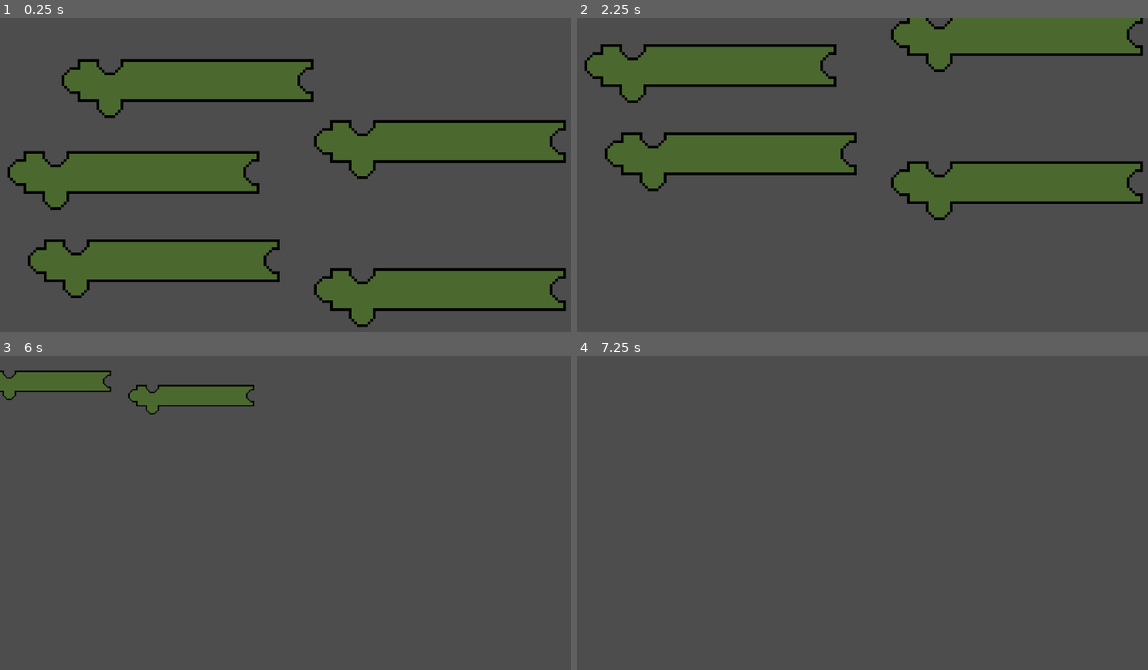
Above: before the commit, frames 1-4 (two rows, left to right).
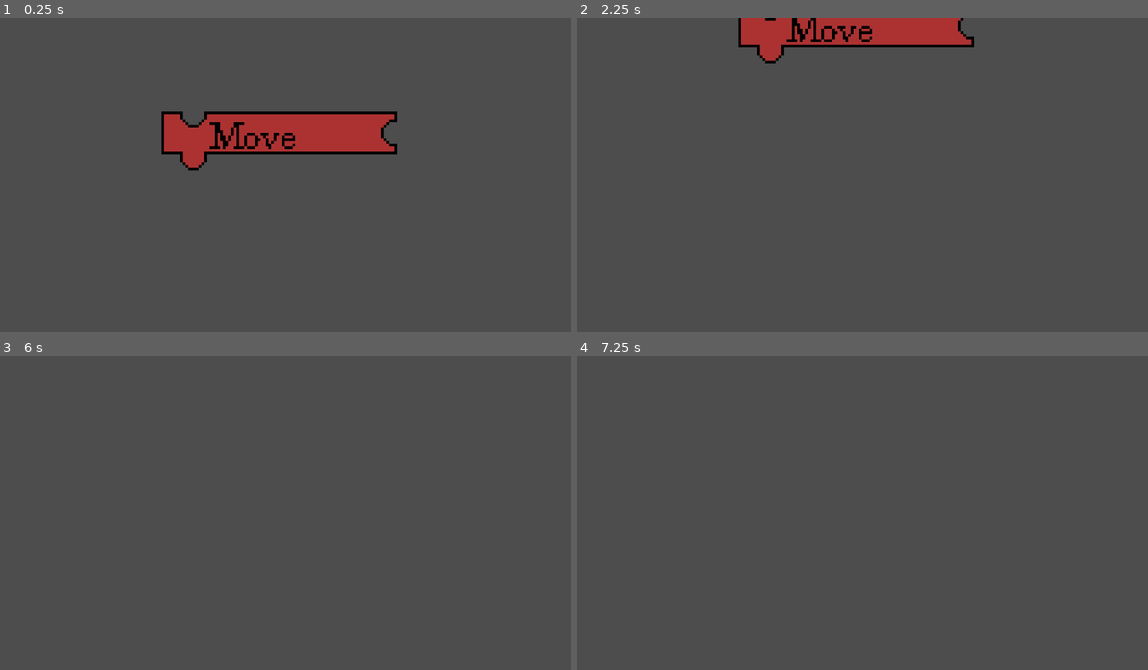
Above: after the commit, the same moments.

Repository: MoonBasedKas/pizzaProtocol
Game: Godot game, scene res://scenes/codeMenu.tscn
Same seed, same stepped clock (60 frames per second), same inputs: the game is played once before the commit and once after it. This scene is started directly instead of the project's main scene.
Inputs (mouse positions are in pixels of both pictures, inside the frame that each line leads up to):
- Up to frame 1 (0.25 s): no input
- Up to frame 2 (2.25 s): tap Enter at 0.5, 2 s; move the mouse to (1022, 175) at 0.52 s; click (1022, 175) at 0.6 s; tap Space (pause, bound only after the commit) at 1.25 s; move the mouse to (759, 209) at 1.27 s; click (759, 209) at 1.35 s; move the mouse to (948, 115) at 2.02 s; hold Down (scroll_Down) from 2.03 s (still down)
- Up to frame 3 (6 s): click (371, 453) at 2.3 s; move the mouse to (279, 597) at 2.77 s; release Down (scroll_Down) at 2.78 s; tap Left (scroll_Left) at 2.85 s; click (279, 597) at 3.05 s; tap Space (pause, bound only after the commit) at 3.5, 4.15, 5 s; move the mouse to (491, 582) at 3.52 s; hold Right (scroll_Right) 3.53-4.28 s; click (491, 582) at 3.8 s; tap Enter at 4.25 s; move the mouse to (125, 478) at 4.27 s; tap Up (scroll_Up) at 4.35 s; click (125, 478) at 4.55 s; move the mouse to (336, 528) at 5.02 s; tap Shift (speed_Up_Scroll) at 5.1 s; click (336, 528) at 5.3 s; move the mouse to (216, 443) at 5.77 s; tap - (zoom_In) at 5.85 s
- Up to frame 4 (7.25 s): click (793, 443) at 6.05 s; move the mouse to (1022, 513) at 6.52 s; tap = (zoom_Out) at 6.6 s; click (1022, 513) at 6.8 s

The runs differ from the first frame. In frame 1, 33% of the frame differs, in the area x 1-100%, y 13-99%; in frame 2, 25%; in frame 3, 2.8%; in frame 4, nothing differs.

Commit message:
project reorganization

Diff:
--- /dev/null
+++ b/pizzaprotocol/HUD/editorHud.tscn
@@ -0,0 +1,24 @@
+[gd_scene load_steps=4 format=3 uid="uid://cp2d0cfrhatdg"]
+
+[ext_resource type="Texture2D" uid="uid://d0518ks0ny4x6" path="res://HUD/sprites/startSprite.png" id="1_ao7c7"]
+[ext_resource type="Texture2D" uid="uid://bps2wsqtilhwb" path="res://HUD/sprites/trash.png" id="2_4p63v"]
+[ext_resource type="Script" uid="uid://b54dsvpmmskpf" path="res://HUD/scripts/play.gd" id="2_m4q0c"]
+
+[node name="CanvasLayer" type="CanvasLayer"]
+
+[node name="Trash" type="Sprite2D" parent="."]
+position = Vector2(1087, 20)
+scale = Vector2(0.2, 0.2)
+texture = ExtResource("2_4p63v")
+
+[node name="PlayButton" type="Area2D" parent="."]
+position = Vector2(981.437, 59.1927)
+script = ExtResource("2_m4q0c")
+
+[node name="ClickableArea" type="CollisionPolygon2D" parent="PlayButton"]
+polygon = PackedVector2Array(134.563, -24.1927, 165.563, -39.1927, 135.563, -55.1927)
+
+[node name="StartSprite" type="Sprite2D" parent="PlayButton"]
+position = Vector2(150.063, -39.6927)
+scale = Vector2(0.2, 0.2)
+texture = ExtResource("1_ao7c7")
--- /dev/null
+++ b/pizzaprotocol/HUD/scripts/play.gd
@@ -0,0 +1,17 @@
+extends Area2D
+
+var clicked = false
+var inside = false
+
+
+func _mouse_enter():
+	inside = true
+
+func _mouse_exit():
+	inside = false
+
+func _physics_process(delta):
+	if Input.is_action_just_pressed("click") && inside:
+		print("CLICKED")
+	elif Input.is_action_just_released("click"):
+		clicked = false
--- a/pizzaprotocol/blockBehavior.gd
+++ b/pizzaprotocol/blockBehavior.gd
@@ -1,14 +1,25 @@
 extends CharacterBody2D
+
+class_name blockBehavior
+
 var speed = 20
 
 var top = null
 var bottom = null
 var left = null
 var right = null
+var type = "" ## Will always be all lowercase with underscores
+var allowed = []
+
 var rng = RandomNumberGenerator.new()
 
 # Gets the sprite object and if it was clicked move it.
 func _physics_process(delta):
+	doPhysics(delta)
+
+## When extending a script you'll want to call this. It's a bit of overhead but
+## Oh well.
+func doPhysics(delta):
 	getConnections() # There is definitely a better way
 	var body = get_node("ClickableArea")
 	if (body.isClicked()):
@@ -25,20 +36,44 @@
 # Gets the connections and their parents if there is a connection
 func getConnections():
 	var temp = null
-	temp = get_node("top")
-	top = temp.getConnection()
-	if top != null:
-		top = top.getParent()
+	if temp != null:
+		temp = get_node("top")
+		top = temp.getConnection()
+		if top != null:
+			top = top.getParent()
+
 	temp = get_node("bottom")
-	bottom = temp.getConnection()
-	if bottom != null:
-		bottom = bottom.getParent()
+	if temp != null:
+		bottom = temp.getConnection()
+		if bottom != null:
+			bottom = bottom.getParent()
+
 	temp = get_node("left")
-	left = temp.getConnection()
-	if left != null:
-		left = left.getParent()
+	if temp != null:
+		left = temp.getConnection()
+		if left != null:
+			left = left.getParent()
+
 	temp = get_node("right")
-	right = temp.getConnection()
-	if right != null:
-		right = right.getParent()
+	if temp != null:
+		right = temp.getConnection()
+		if right != null:
+			right = right.getParent()
 	return 0
+
+## This is a generic import, works for everything that isn't a parameter or function.
+## Returns two things
+## Arg 1 is the instruction to execute for this line list of compile instructions
+## Arg 2 is the next block, if null end of sequence.
+func exportBlock(allowed, genBlock):
+	var temp = right
+	var params = []
+	while temp != null:
+		if temp.type != "comma": # Parameter seperator
+#			params.append(block)
+			pass
+		temp = temp.right
+
+	var ins = instruction.new()
+	ins.bindParams(params)
+	return [ins, bottom]
--- /dev/null
+++ b/pizzaprotocol/codeBlocks/codeExec/Move.gd
@@ -0,0 +1,14 @@
+extends instruction
+
+class_name move
+
+
+## Moves the player forward a specified amount.
+func exec(inter: Interpreter, vars):
+
+	return
+
+## Turns it into a nice executable form albiet this should be taken care of.
+func buildInstruction(instructions):
+
+	return 0
--- a/pizzaprotocol/codeBlocks/codeObjects/Start.gd
+++ b/pizzaprotocol/codeBlocks/codeExec/Start.gd
@@ -1,4 +1,6 @@
-extends Node
+extends instruction
+
+class_name start
 
 var instructionType = "Start"
 var instructions = []
--- a/pizzaprotocol/codeBlocks/codeObjects/TurnLeft.gd
+++ b/pizzaprotocol/codeBlocks/codeExec/TurnLeft.gd
@@ -1,4 +1,6 @@
-extends Node
+extends instruction
+
+class_name turnLeft
 
 ## Turns the player left a specified amount.
 func exec(inter: Interpreter, vars):
--- a/pizzaprotocol/codeBlocks/codeObjects/TurnRight.gd
+++ b/pizzaprotocol/codeBlocks/codeExec/TurnRight.gd
@@ -1,4 +1,7 @@
-extends Node
+extends instruction
+
+class_name turnRight
+
 
 ## Turns the player right a specified amount.
 func exec(inter: Interpreter, vars):
--- /dev/null
+++ b/pizzaprotocol/codeBlocks/codeExec/insrtuction.gd
@@ -0,0 +1,15 @@
+extends Node
+
+class_name instruction
+
+var params = [] # List of data types to execute on
+
+
+## Executes a block,
+func exec(inter: Interpreter, vars):
+
+	return
+
+## Turns it into an executable form
+func bindParams(par):
+	params = par
--- a/pizzaprotocol/codeBlocks/codeFolder/GenericCodeBlock.tscn
+++ b/pizzaprotocol/codeBlocks/codeFolder/GenericCodeBlock.tscn
@@ -2,9 +2,9 @@
 
 [ext_resource type="Script" uid="uid://btpu5spj2w11a" path="res://blockBehavior.gd" id="1_jl6ti"]
 [ext_resource type="Texture2D" uid="uid://dfgyvm6hhyugs" path="res://codeBlocks/blockSprites/GenericBlock.png" id="2_gbdc3"]
-[ext_resource type="Script" uid="uid://c56q2wfo8un7" path="res://codeBlocks/blockConnector.gd" id="4_a82ns"]
-[ext_resource type="Script" uid="uid://rej7cm5d3hx" path="res://codeBlocks/clickable_area.gd" id="4_gbdc3"]
-[ext_resource type="Script" uid="uid://e8rkluec72kc" path="res://codeBlocks/overlap_prevention.gd" id="5_a82ns"]
+[ext_resource type="Script" uid="uid://c56q2wfo8un7" path="res://codeBlocks/blockSharedScripts/blockConnector.gd" id="4_a82ns"]
+[ext_resource type="Script" uid="uid://rej7cm5d3hx" path="res://codeBlocks/blockSharedScripts/clickable_area.gd" id="4_gbdc3"]
+[ext_resource type="Script" uid="uid://e8rkluec72kc" path="res://codeBlocks/blockSharedScripts/overlap_prevention.gd" id="5_a82ns"]
 
 [sub_resource type="CircleShape2D" id="CircleShape2D_js6f4"]
 radius = 24.3311
--- a/pizzaprotocol/codeBlocks/codeFolder/MoveBlock.tscn
+++ b/pizzaprotocol/codeBlocks/codeFolder/MoveBlock.tscn
@@ -1,10 +1,10 @@
 [gd_scene load_steps=10 format=3 uid="uid://fikt5hims8vk"]
 
-[ext_resource type="Script" uid="uid://btpu5spj2w11a" path="res://blockBehavior.gd" id="1_fnbph"]
+[ext_resource type="Script" uid="uid://ch8gypr7rmcav" path="res://codeBlocks/codeFolder/blockBodyCode/MoveBlockScript.gd" id="1_fnbph"]
 [ext_resource type="Texture2D" uid="uid://c6om30idm7mhx" path="res://codeBlocks/blockSprites/moveBlock.png" id="2_fnbph"]
-[ext_resource type="Script" uid="uid://rej7cm5d3hx" path="res://codeBlocks/clickable_area.gd" id="3_vkr6u"]
-[ext_resource type="Script" uid="uid://c56q2wfo8un7" path="res://codeBlocks/blockConnector.gd" id="4_n8nx2"]
-[ext_resource type="Script" uid="uid://e8rkluec72kc" path="res://codeBlocks/overlap_prevention.gd" id="5_phhx8"]
+[ext_resource type="Script" uid="uid://rej7cm5d3hx" path="res://codeBlocks/blockSharedScripts/clickable_area.gd" id="3_vkr6u"]
+[ext_resource type="Script" uid="uid://c56q2wfo8un7" path="res://codeBlocks/blockSharedScripts/blockConnector.gd" id="4_n8nx2"]
+[ext_resource type="Script" uid="uid://e8rkluec72kc" path="res://codeBlocks/blockSharedScripts/overlap_prevention.gd" id="5_phhx8"]
 
 [sub_resource type="CircleShape2D" id="CircleShape2D_5nf5k"]
 radius = 23.0868
@@ -18,7 +18,7 @@
 [sub_resource type="CircleShape2D" id="CircleShape2D_a82ns"]
 radius = 15.0
 
-[node name="GenericCodeBlock" type="CharacterBody2D"]
+[node name="MoveCodeBlock" type="CharacterBody2D"]
 script = ExtResource("1_fnbph")
 
 [node name="blockSprite" type="Sprite2D" parent="."]
--- /dev/null
+++ b/pizzaprotocol/codeBlocks/codeFolder/StartBlock.tscn
@@ -0,0 +1,40 @@
+[gd_scene load_steps=8 format=3 uid="uid://cjatgv2htiyxd"]
+
+[ext_resource type="Script" uid="uid://c5f8n1sfujgkc" path="res://codeBlocks/codeFolder/blockBodyCode/StartBlockScript.gd" id="1_dfiyy"]
+[ext_resource type="Texture2D" uid="uid://dxr8c8ge7tixg" path="res://codeBlocks/blockSprites/startBlock.png" id="2_dfiyy"]
+[ext_resource type="Script" uid="uid://rej7cm5d3hx" path="res://codeBlocks/blockSharedScripts/clickable_area.gd" id="3_q2myi"]
+[ext_resource type="Script" uid="uid://c56q2wfo8un7" path="res://codeBlocks/blockSharedScripts/blockConnector.gd" id="4_4y43n"]
+[ext_resource type="Script" uid="uid://e8rkluec72kc" path="res://codeBlocks/blockSharedScripts/overlap_prevention.gd" id="5_j413d"]
+
+[sub_resource type="CircleShape2D" id="CircleShape2D_2kxba"]
+radius = 24.7386
+
+[sub_resource type="CircleShape2D" id="CircleShape2D_a82ns"]
+radius = 15.0
+
+[node name="StartCodeBlock" type="CharacterBody2D"]
+script = ExtResource("1_dfiyy")
+
+[node name="blockSprite" type="Sprite2D" parent="."]
+position = Vector2(1, 37)
+texture = ExtResource("2_dfiyy")
+
+[node name="ClickableArea" type="Area2D" parent="."]
+collision_layer = 2
+collision_mask = 2
+script = ExtResource("3_q2myi")
+
+[node name="ClickableAreaPolygon" type="CollisionPolygon2D" parent="ClickableArea"]
+polygon = PackedVector2Array(236, -42, -119, -40, -167, -38, -201, -41, -202, -23, -202, 19, -201, 34, -166, 35, -166, 48, -152, 63, -136, 65, -120, 48, -123, 37, 234, 34, 234, 17)
+
+[node name="bottom" type="Area2D" parent="."]
+script = ExtResource("4_4y43n")
+
+[node name="bottomConnector" type="CollisionShape2D" parent="bottom"]
+position = Vector2(-144, 41)
+shape = SubResource("CircleShape2D_2kxba")
+
+[node name="OverlapPrevention" type="CollisionShape2D" parent="."]
+position = Vector2(1, -1)
+shape = SubResource("CircleShape2D_a82ns")
+script = ExtResource("5_j413d")
--- /dev/null
+++ b/pizzaprotocol/codeBlocks/codeFolder/TurnLeft.tscn
@@ -0,0 +1,60 @@
+[gd_scene load_steps=10 format=3 uid="uid://d1rfqt5a7i2ct"]
+
+[ext_resource type="Script" uid="uid://mssc77dq11jx" path="res://codeBlocks/codeFolder/blockBodyCode/turnLeftBlockScript.gd" id="1_1f0ry"]
+[ext_resource type="Texture2D" uid="uid://fddi4i60lopj" path="res://codeBlocks/blockSprites/turnLeftBlock.png" id="2_1f0ry"]
+[ext_resource type="Script" uid="uid://rej7cm5d3hx" path="res://codeBlocks/blockSharedScripts/clickable_area.gd" id="3_1rhcf"]
+[ext_resource type="Script" uid="uid://c56q2wfo8un7" path="res://codeBlocks/blockSharedScripts/blockConnector.gd" id="4_g37gw"]
+[ext_resource type="Script" uid="uid://e8rkluec72kc" path="res://codeBlocks/blockSharedScripts/overlap_prevention.gd" id="5_5ig3p"]
+
+[sub_resource type="CircleShape2D" id="CircleShape2D_5nf5k"]
+radius = 23.0868
+
+[sub_resource type="CircleShape2D" id="CircleShape2D_jv7qk"]
+radius = 21.095
+
+[sub_resource type="CircleShape2D" id="CircleShape2D_2kxba"]
+radius = 24.7386
+
+[sub_resource type="CircleShape2D" id="CircleShape2D_a82ns"]
+radius = 15.0
+
+[node name="TurnLeftCodeBlock" type="CharacterBody2D"]
+script = ExtResource("1_1f0ry")
+
+[node name="blockSprite" type="Sprite2D" parent="."]
+position = Vector2(1, 37)
+texture = ExtResource("2_1f0ry")
+
+[node name="ClickableArea" type="Area2D" parent="."]
+collision_layer = 2
+collision_mask = 2
+script = ExtResource("3_1rhcf")
+
+[node name="ClickableAreaPolygon" type="CollisionPolygon2D" parent="ClickableArea"]
+polygon = PackedVector2Array(236, -42, -119, -40, -135, -15, -154, -14, -167, -38, -201, -41, -202, -23, -202, 19, -201, 34, -166, 35, -166, 48, -152, 63, -136, 65, -120, 48, -123, 37, 234, 34, 234, 17, 208, 4, 208, -8, 221, -25, 231, -25)
+
+[node name="right" type="Area2D" parent="."]
+script = ExtResource("4_g37gw")
+
+[node name="rightConnector" type="CollisionShape2D" parent="right"]
+position = Vector2(222, -3)
+shape = SubResource("CircleShape2D_5nf5k")
+
+[node name="top" type="Area2D" parent="."]
+script = ExtResource("4_g37gw")
+
+[node name="topConnector" type="CollisionShape2D" parent="top"]
+position = Vector2(-145, -31)
+shape = SubResource("CircleShape2D_jv7qk")
+
+[node name="bottom" type="Area2D" parent="."]
+script = ExtResource("4_g37gw")
+
+[node name="bottomConnector" type="CollisionShape2D" parent="bottom"]
+position = Vector2(-144, 41)
+shape = SubResource("CircleShape2D_2kxba")
+
+[node name="OverlapPrevention" type="CollisionShape2D" parent="."]
+position = Vector2(1, -1)
+shape = SubResource("CircleShape2D_a82ns")
+script = ExtResource("5_5ig3p")
--- a/pizzaprotocol/codeBlocks/codeFolder/TurnLeftBlock.tscn
+++ /dev/null
@@ -1,70 +0,0 @@
-[gd_scene load_steps=11 format=3 uid="uid://bgr8smkffh06k"]
-
-[ext_resource type="Script" uid="uid://btpu5spj2w11a" path="res://blockBehavior.gd" id="1_ixoqj"]
-[ext_resource type="Texture2D" uid="uid://dfgyvm6hhyugs" path="res://codeBlocks/blockSprites/GenericBlock.png" id="2_3wocv"]
-[ext_resource type="Script" uid="uid://rej7cm5d3hx" path="res://codeBlocks/clickable_area.gd" id="3_ni4iv"]
-[ext_resource type="Script" uid="uid://c56q2wfo8un7" path="res://codeBlocks/blockConnector.gd" id="4_5m6jb"]
-[ext_resource type="Script" uid="uid://e8rkluec72kc" path="res://codeBlocks/overlap_prevention.gd" id="5_0lvup"]
-
-[sub_resource type="CircleShape2D" id="CircleShape2D_js6f4"]
-radius = 24.3311
-
-[sub_resource type="CircleShape2D" id="CircleShape2D_5nf5k"]
-radius = 23.0868
-
-[sub_resource type="CircleShape2D" id="CircleShape2D_jv7qk"]
-radius = 21.095
-
-[sub_resource type="CircleShape2D" id="CircleShape2D_2kxba"]
-radius = 24.7386
-
-[sub_resource type="CircleShape2D" id="CircleShape2D_a82ns"]
-radius = 15.0
-
-[node name="GenericCodeBlock" type="CharacterBody2D"]
-script = ExtResource("1_ixoqj")
-
-[node name="blockSprite" type="Sprite2D" parent="."]
-position = Vector2(1, 37)
-texture = ExtResource("2_3wocv")
-
-[node name="ClickableArea" type="Area2D" parent="."]
-collision_layer = 2
-collision_mask = 2
-script = ExtResource("3_ni4iv")
-
-[node name="ClickableAreaPolygon" type="CollisionPolygon2D" parent="ClickableArea"]
-polygon = PackedVector2Array(236, -42, -119, -40, -135, -15, -154, -14, -167, -38, -201, -41, -202, -23, -216, -25, -233, -11, -233, 2, -214, 20, -202, 19, -201, 34, -166, 35, -166, 48, -152, 63, -136, 65, -120, 48, -123, 37, 234, 34, 234, 17, 208, 4, 208, -8, 221, -25, 231, -25)
-
-[node name="left" type="Area2D" parent="."]
-script = ExtResource("4_5m6jb")
-
-[node name="leftConnector" type="CollisionShape2D" parent="left"]
-position = Vector2(-213, -3)
-shape = SubResource("CircleShape2D_js6f4")
-
-[node name="right" type="Area2D" parent="."]
-script = ExtResource("4_5m6jb")
-
-[node name="rightConnector" type="CollisionShape2D" parent="right"]
-position = Vector2(222, -3)
-shape = SubResource("CircleShape2D_5nf5k")
-
-[node name="top" type="Area2D" parent="."]
-script = ExtResource("4_5m6jb")
-
-[node name="topConnector" type="CollisionShape2D" parent="top"]
-position = Vector2(-145, -31)
-shape = SubResource("CircleShape2D_jv7qk")
-
-[node name="bottom" type="Area2D" parent="."]
-script = ExtResource("4_5m6jb")
-
-[node name="bottomConnector" type="CollisionShape2D" parent="bottom"]
-position = Vector2(-144, 41)
-shape = SubResource("CircleShape2D_2kxba")
-
-[node name="OverlapPrevention" type="CollisionShape2D" parent="."]
-position = Vector2(1, -1)
-shape = SubResource("CircleShape2D_a82ns")
-script = ExtResource("5_0lvup")
--- /dev/null
+++ b/pizzaprotocol/codeBlocks/codeFolder/TurnRight.tscn
@@ -0,0 +1,60 @@
+[gd_scene load_steps=10 format=3 uid="uid://dy0yeay68eyc7"]
+
+[ext_resource type="Script" uid="uid://bkw0mca4ywl6n" path="res://codeBlocks/codeFolder/blockBodyCode/turnRightBlockScript.gd" id="1_xg233"]
+[ext_resource type="Texture2D" uid="uid://7qt7j1e0npmv" path="res://codeBlocks/blockSprites/turnRightBlock.png" id="2_xg233"]
+[ext_resource type="Script" uid="uid://rej7cm5d3hx" path="res://codeBlocks/blockSharedScripts/clickable_area.gd" id="3_lc2n6"]
+[ext_resource type="Script" uid="uid://c56q2wfo8un7" path="res://codeBlocks/blockSharedScripts/blockConnector.gd" id="4_w0coj"]
+[ext_resource type="Script" uid="uid://e8rkluec72kc" path="res://codeBlocks/blockSharedScripts/overlap_prevention.gd" id="5_ntxk6"]
+
+[sub_resource type="CircleShape2D" id="CircleShape2D_5nf5k"]
+radius = 23.0868
+
+[sub_resource type="CircleShape2D" id="CircleShape2D_jv7qk"]
+radius = 21.095
+
+[sub_resource type="CircleShape2D" id="CircleShape2D_2kxba"]
+radius = 24.7386
+
+[sub_resource type="CircleShape2D" id="CircleShape2D_a82ns"]
+radius = 15.0
+
+[node name="GenericCodeBlock" type="CharacterBody2D"]
+script = ExtResource("1_xg233")
+
+[node name="blockSprite" type="Sprite2D" parent="."]
+position = Vector2(1, 37)
+texture = ExtResource("2_xg233")
+
+[node name="ClickableArea" type="Area2D" parent="."]
+collision_layer = 2
+collision_mask = 2
+script = ExtResource("3_lc2n6")
+
+[node name="ClickableAreaPolygon" type="CollisionPolygon2D" parent="ClickableArea"]
+polygon = PackedVector2Array(236, -42, -119, -40, -135, -15, -154, -14, -167, -38, -201, -41, -202, -23, -202, 19, -201, 34, -166, 35, -166, 48, -152, 63, -136, 65, -120, 48, -123, 37, 234, 34, 234, 17, 208, 4, 208, -8, 221, -25, 231, -25)
+
+[node name="right" type="Area2D" parent="."]
+script = ExtResource("4_w0coj")
+
+[node name="rightConnector" type="CollisionShape2D" parent="right"]
+position = Vector2(222, -3)
+shape = SubResource("CircleShape2D_5nf5k")
+
+[node name="top" type="Area2D" parent="."]
+script = ExtResource("4_w0coj")
+
+[node name="topConnector" type="CollisionShape2D" parent="top"]
+position = Vector2(-145, -31)
+shape = SubResource("CircleShape2D_jv7qk")
+
+[node name="bottom" type="Area2D" parent="."]
+script = ExtResource("4_w0coj")
+
+[node name="bottomConnector" type="CollisionShape2D" parent="bottom"]
+position = Vector2(-144, 41)
+shape = SubResource("CircleShape2D_2kxba")
+
+[node name="OverlapPrevention" type="CollisionShape2D" parent="."]
+position = Vector2(1, -1)
+shape = SubResource("CircleShape2D_a82ns")
+script = ExtResource("5_ntxk6")
--- /dev/null
+++ b/pizzaprotocol/codeBlocks/codeFolder/blockBodyCode/BasicScript.gd
@@ -0,0 +1,9 @@
+extends blockBehavior
+
+func _physics_process(delta: float) -> void:
+	self.doPhysics(delta)
+
+
+
+func returnSelf():
+	return 0
--- /dev/null
+++ b/pizzaprotocol/codeBlocks/codeFolder/blockBodyCode/MoveBlockScript.gd
@@ -0,0 +1,8 @@
+extends blockBehavior
+class_name MoveBlock
+
+func _ready():
+	self.type = "move"
+
+func _physics_process(delta: float) -> void:
+	self.doPhysics(delta)
--- /dev/null
+++ b/pizzaprotocol/codeBlocks/codeFolder/blockBodyCode/StartBlockScript.gd
@@ -0,0 +1,11 @@
+extends blockBehavior
+
+func _ready():
+	self.type = "start"
+
+func _physics_process(delta: float) -> void:
+	self.doPhysics(delta)
+
+
+func returnSelf():
+	return 0
--- /dev/null
+++ b/pizzaprotocol/codeBlocks/codeFolder/blockBodyCode/turnLeftBlockScript.gd
@@ -0,0 +1,11 @@
+extends blockBehavior
+
+func _ready():
+	self.type = "turnleft"
+
+func _physics_process(delta: float) -> void:
+	self.doPhysics(delta)
+
+
+func returnSelf():
+	return 0
--- /dev/null
+++ b/pizzaprotocol/codeBlocks/codeFolder/blockBodyCode/turnRightBlockScript.gd
@@ -0,0 +1,11 @@
+extends blockBehavior
+
+func _ready():
+	self.type = "turnRight"
+
+func _physics_process(delta: float) -> void:
+	self.doPhysics(delta)
+
+
+func returnSelf():
+	return 0
--- a/pizzaprotocol/codeBlocks/codeObjects/Move.gd
+++ /dev/null
@@ -1,5 +0,0 @@
-extends Node
-
-## Moves the player forward a specified amount.
-func exec(inter: Interpreter, vars):
-	inter.player.move()
--- a/pizzaprotocol/project.godot
+++ b/pizzaprotocol/project.godot
@@ -65,6 +65,11 @@
 "events": [Object(InputEventKey,"resource_local_to_scene":false,"resource_name":"","device":-1,"window_id":0,"alt_press …(195 unchanged characters)…
 ]
 }
+pause={
+"deadzone": 0.2,
+"events": [Object(InputEventKey,"resource_local_to_scene":false,"resource_name":"","device":-1,"window_id":0,"alt_pressed":false,"shift_pressed":false,"ctrl_pressed":false,"meta_pressed":false,"pressed":false,"keycode":0,"physical_keycode":32,"key_label":0,"unicode":32,"location":0,"echo":false,"script":null)
+]
+}
 
 [rendering]
 
--- a/pizzaprotocol/scenes/codeMenu.tscn
+++ b/pizzaprotocol/scenes/codeMenu.tscn
@@ -1,24 +1,14 @@
-[gd_scene load_steps=3 format=3 uid="uid://cqcoknf12ki0m"]
+[gd_scene load_steps=4 format=3 uid="uid://cqcoknf12ki0m"]
 
-[ext_resource type="PackedScene" uid="uid://k44tu0keq5af" path="res://codeBlocks/codeFolder/GenericCodeBlock.tscn" id="1_v6n8u"]
+[ext_resource type="Script" uid="uid://cabujkcexo7ic" path="res://scenes/code_menu.gd" id="1_vtdg0"]
 [ext_resource type="Script" uid="uid://cuon6kbfxo6sg" path="res://scenes/camera_2d.gd" id="2_3c773"]
+[ext_resource type="PackedScene" uid="uid://fikt5hims8vk" path="res://codeBlocks/codeFolder/MoveBlock.tscn" id="3_vtdg0"]
 
 [node name="Node2D" type="Node2D"]
-
-[node name="GenericCodeBlock5" parent="." instance=ExtResource("1_v6n8u")]
-position = Vector2(-328, -32)
-
-[node name="GenericCodeBlock4" parent="." instance=ExtResource("1_v6n8u")]
-position = Vector2(-290, 133)
-
-[node name="GenericCodeBlock3" parent="." instance=ExtResource("1_v6n8u")]
-position = Vector2(-227, -204)
-
-[node name="GenericCodeBlock" parent="." instance=ExtResource("1_v6n8u")]
-position = Vector2(244, -90)
-
-[node name="GenericCodeBlock2" parent="." instance=ExtResource("1_v6n8u")]
-position = Vector2(244, 187)
+script = ExtResource("1_vtdg0")
 
 [node name="Camera2D" type="Camera2D" parent="."]
 script = ExtResource("2_3c773")
+
+[node name="MoveCodeBlock" parent="." instance=ExtResource("3_vtdg0")]
+position = Vector2(-71, -106)
--- /dev/null
+++ b/pizzaprotocol/scenes/code_menu.gd
@@ -0,0 +1,17 @@
+extends Node2D
+
+class_name codeMenu
+
+var blocks = []
+var funcs = []
+var start = null
+
+
+func _ready():
+
+	return 0
+
+func _physics_process(delta: float) -> void:
+	if Input.is_action_pressed("pause"):
+#		BEGIN THE GAUNTLET! WILL SWAP SCENES!
+		pass
Not shown, added: pizzaprotocol/HUD/scripts/play.gd.uid
Binary file added: pizzaprotocol/HUD/sprites/magnify.png
Not shown, added: pizzaprotocol/HUD/sprites/magnify.png.import
Binary file added: pizzaprotocol/HUD/sprites/startSprite.png
Not shown, added: pizzaprotocol/HUD/sprites/startSprite.png.import
Binary file added: pizzaprotocol/HUD/sprites/trash.png
Not shown, added: pizzaprotocol/HUD/sprites/trash.png.import
Renamed: pizzaprotocol/codeBlocks/blockConnector.gd -> pizzaprotocol/codeBlocks/blockSharedScripts/blockConnector.gd
Renamed: pizzaprotocol/codeBlocks/blockConnector.gd.uid -> pizzaprotocol/codeBlocks/blockSharedScripts/blockConnector.gd.uid
Renamed: pizzaprotocol/codeBlocks/block_sprite.gd -> pizzaprotocol/codeBlocks/blockSharedScripts/block_sprite.gd
Renamed: pizzaprotocol/codeBlocks/block_sprite.gd.uid -> pizzaprotocol/codeBlocks/blockSharedScripts/block_sprite.gd.uid
Renamed: pizzaprotocol/codeBlocks/clickable_area.gd -> pizzaprotocol/codeBlocks/blockSharedScripts/clickable_area.gd
(and 14 more such lines)
